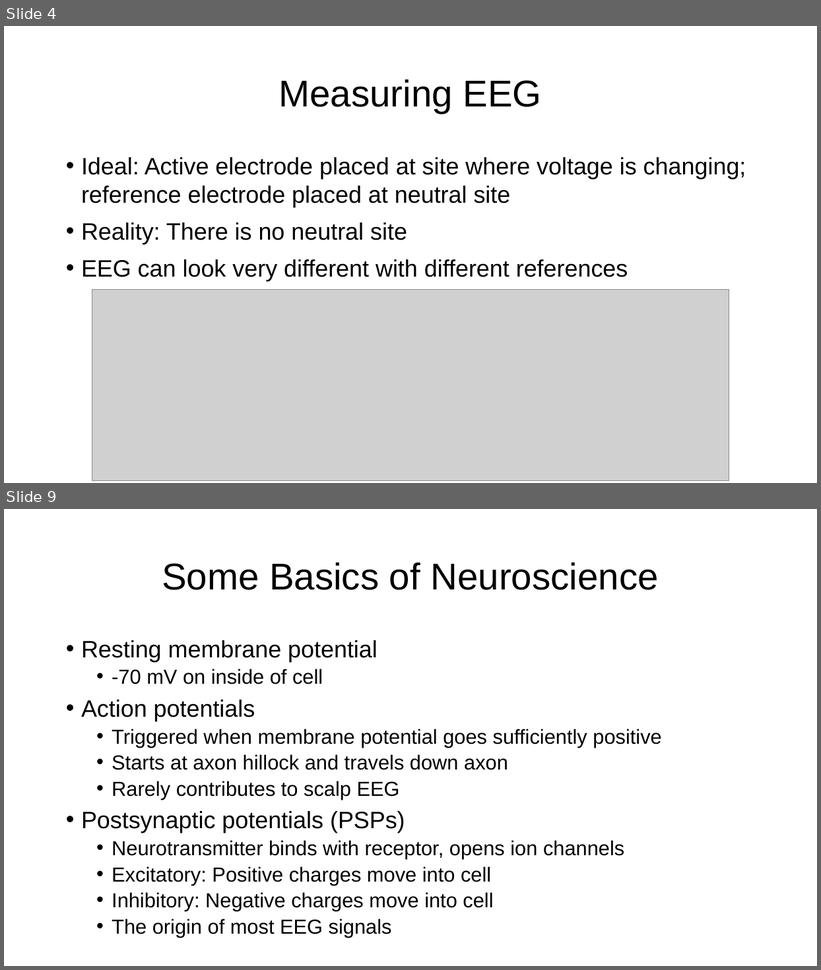
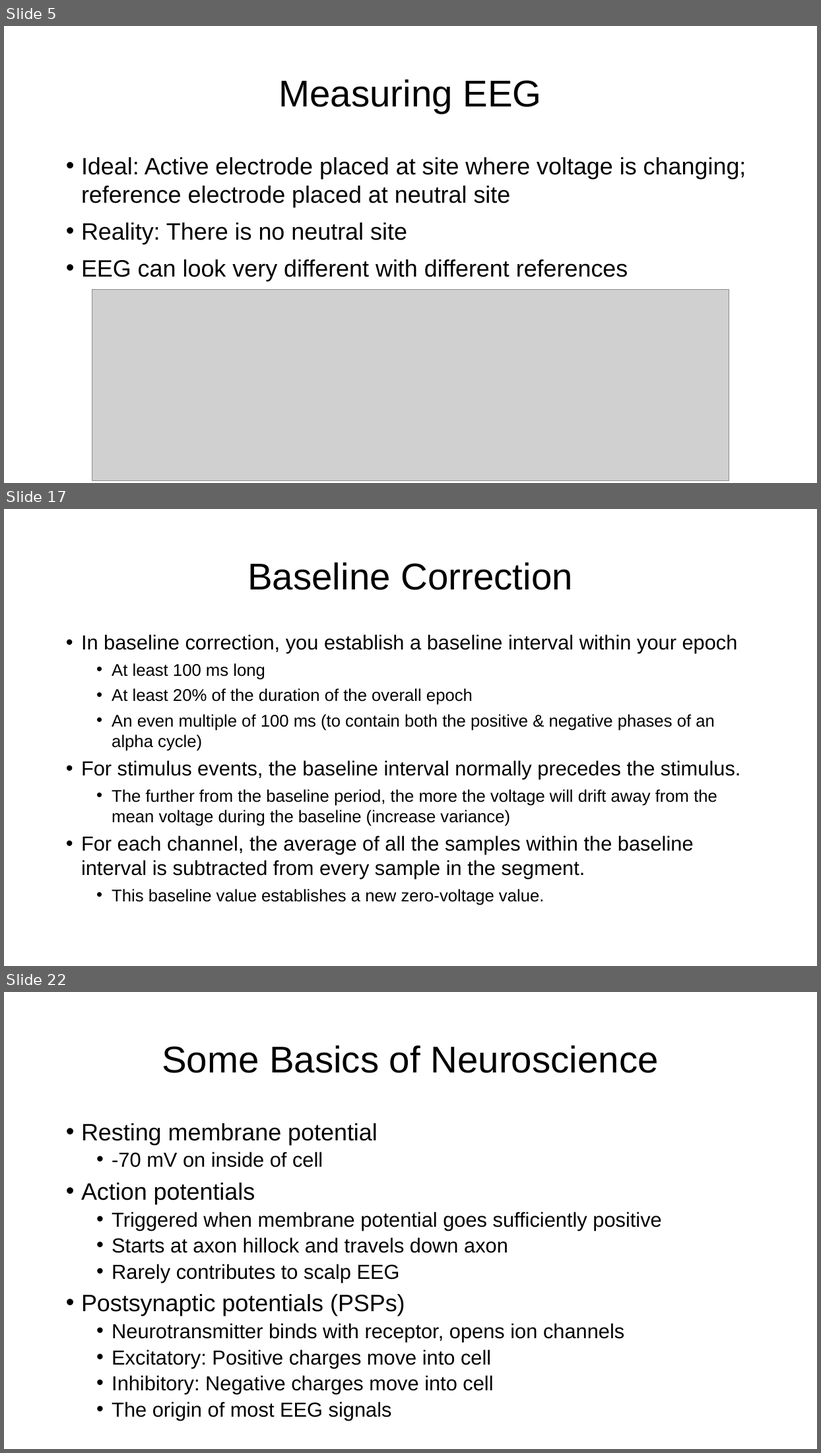
Before and after one commit to ssheldo/EEG_process_talk, a slide deck: EEG_Processing_Presentation.pptx. Shown one above the other, each under a label of ours: slides 4 and 9 before the commit, slides 5, 17 and 22 after it; the slides between them are not shown. The pictures are 821x970 and 821x1453 pixels, drawn with LibreOffice and Linux fonts; fonts in the diff are those of the drawing; grey boxes stand for pictures. Boxes give left, top, right and bottom in pixels: in the first picture for what was removed or moved away, otherwise in the second. Text is boxed around its words. In the diff, an @@ line names an element or a change of style, - is before the commit and + after.

```diff
--- a/EEG_Processing_Presentation.pptx
+++ b/EEG_Processing_Presentation.pptx
@@ slide 17 added at bbox=[4, 509, 817, 966], background #FFFFFF @@
@@ title added at bbox=[248, 562, 572, 590], 44 pt, text #000000 @@
+Baseline Correction
@@ text added at bbox=[81, 634, 741, 906], 20 pt, text #000000 @@
+• In baseline correction, you establish a baseline interval within your epoch
+  • At least 100 ms long
+  • At least 20% of the duration of the overall epoch
+  • An even multiple of 100 ms (to contain both the positive & negative phases of an alpha cycle)
+• For stimulus events, the baseline interval normally precedes the stimulus.
+  • The further from the baseline period, the more the voltage will drift away from the mean voltage during the baseline (increase variance)
+• For each channel, the average of all the samples within the baseline interval is subtracted from every sample in the segment.
+  • This baseline value establishes a new zero-voltage value.
@@ what was slide 4 is now slide 5 @@
@@ what was slide 9 is now slide 22 @@
```
Also in this commit, not shown: 4 slides changed, 20 other slides added, 1 slide removed, 4 other files.
